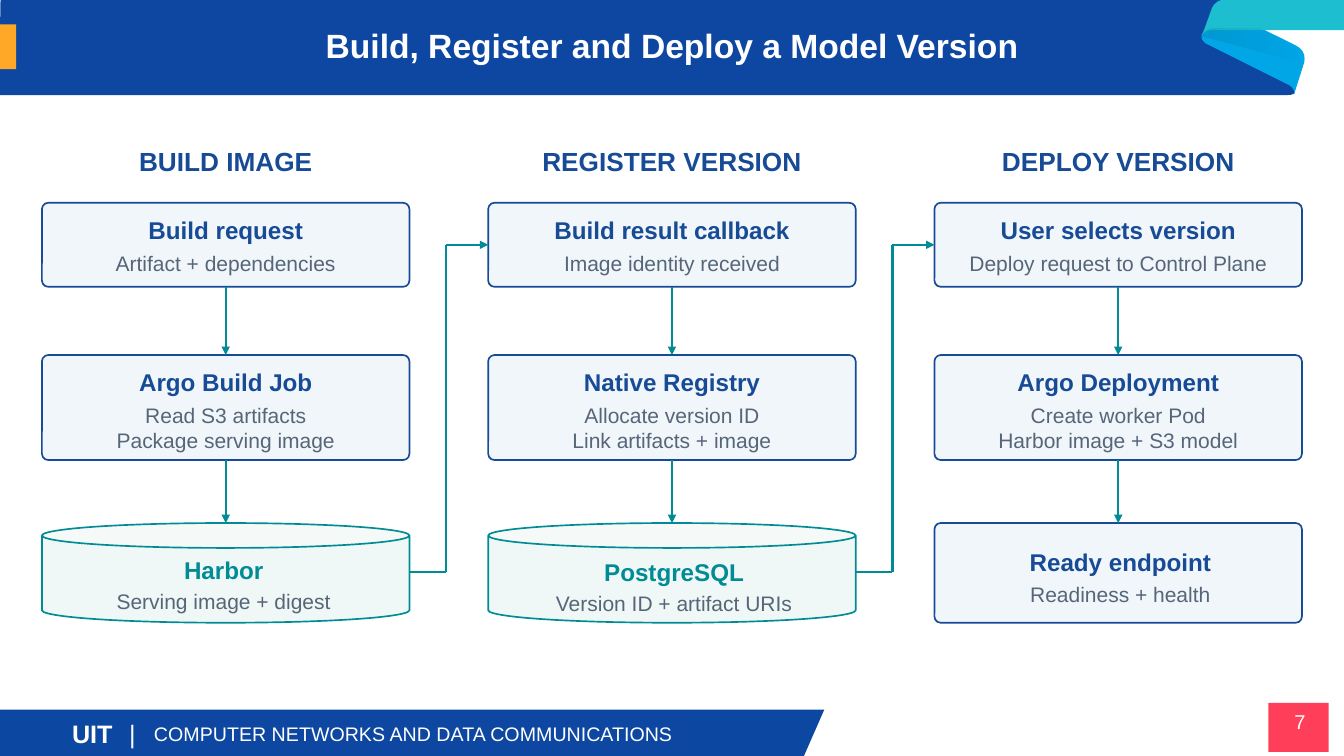
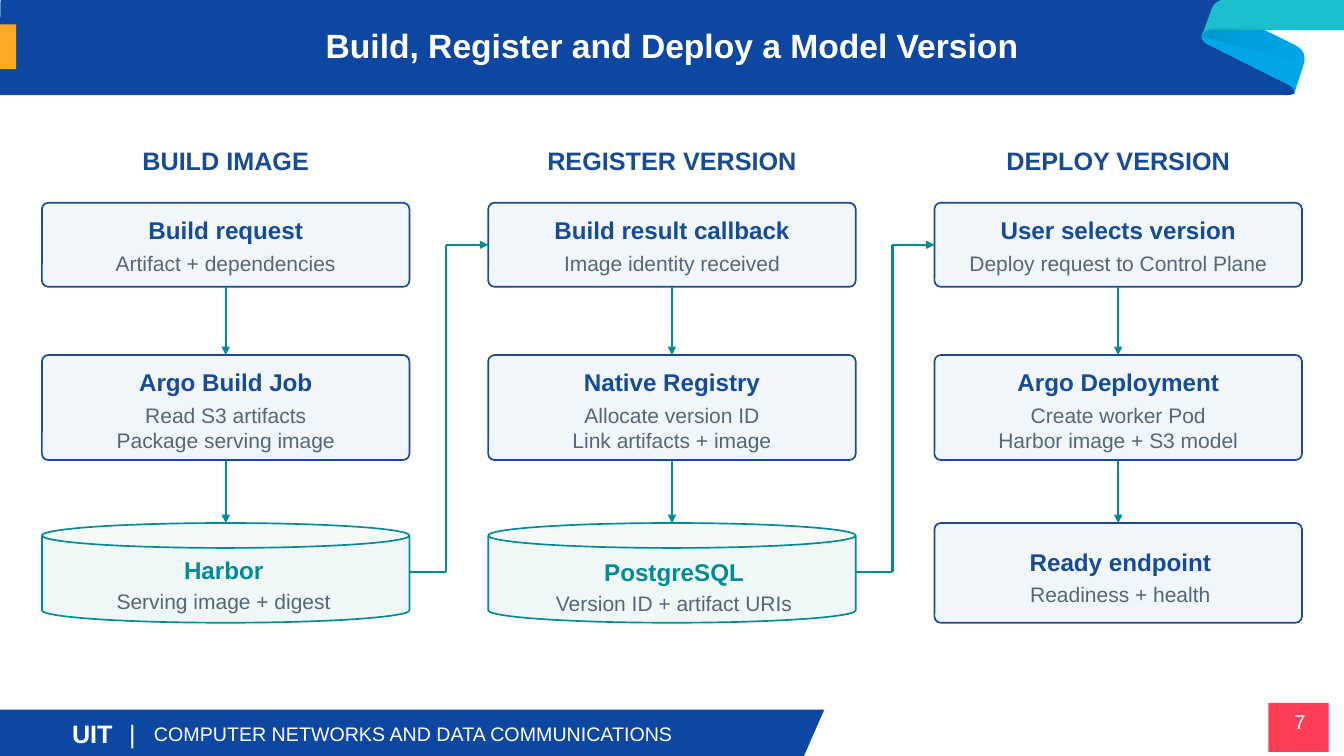
Before and after one commit to Viet-Hoang-2005/MLOps-paas-system, a slide deck: slide 7 of research/slide/CSONET_2026_Presentation.pptx. Drawn at 1344x756 pixels with LibreOffice and Linux fonts; fonts in the diff are those of the drawing; background and template pictures are left out. Boxes give left, top, right and bottom in pixels: in the first picture for what was removed or moved away, otherwise in the second. Text is boxed around its words. In the diff, an @@ line names an element or a change of style, - is before the commit and + after.

```diff
--- a/research/slide/CSONET_2026_Presentation.pptx
+++ b/research/slide/CSONET_2026_Presentation.pptx
@@ size 18.8 to 18 pt in 3 elements at (x1=142, y1=152, x2=309, y2=171), (x1=547, y1=152, x2=796, y2=171), (x1=1006, y1=152, x2=1229, y2=171) @@
```
Also in this commit, not shown: 18 other slides changed, 1 slide added, 3 other files.
